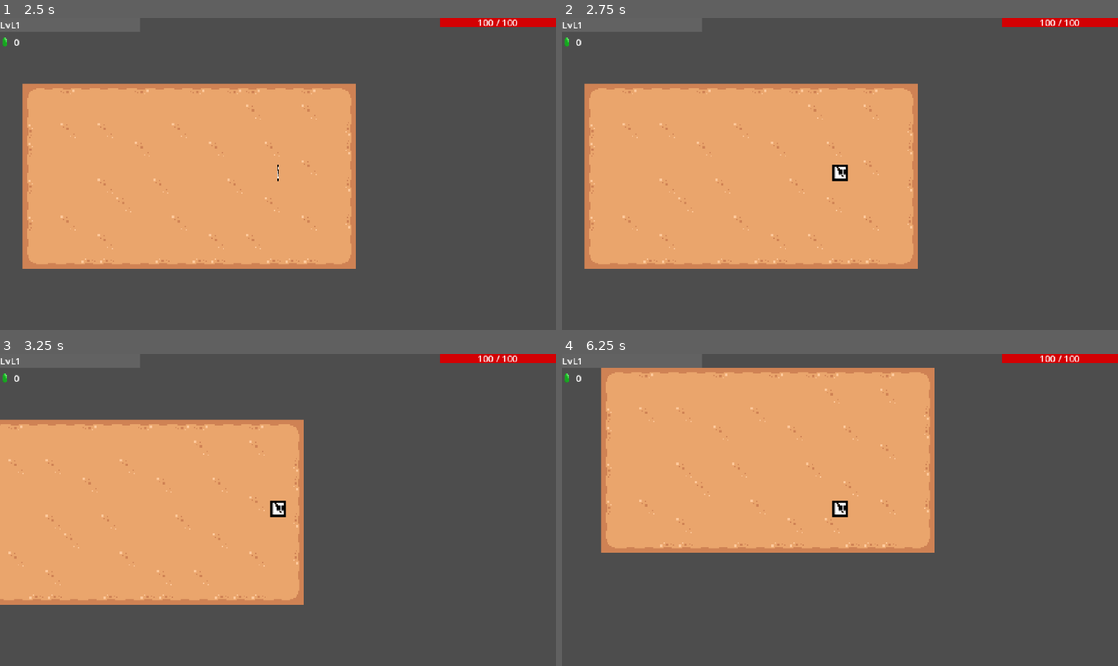
Above: before the commit, frames 1-4 (two rows, left to right).
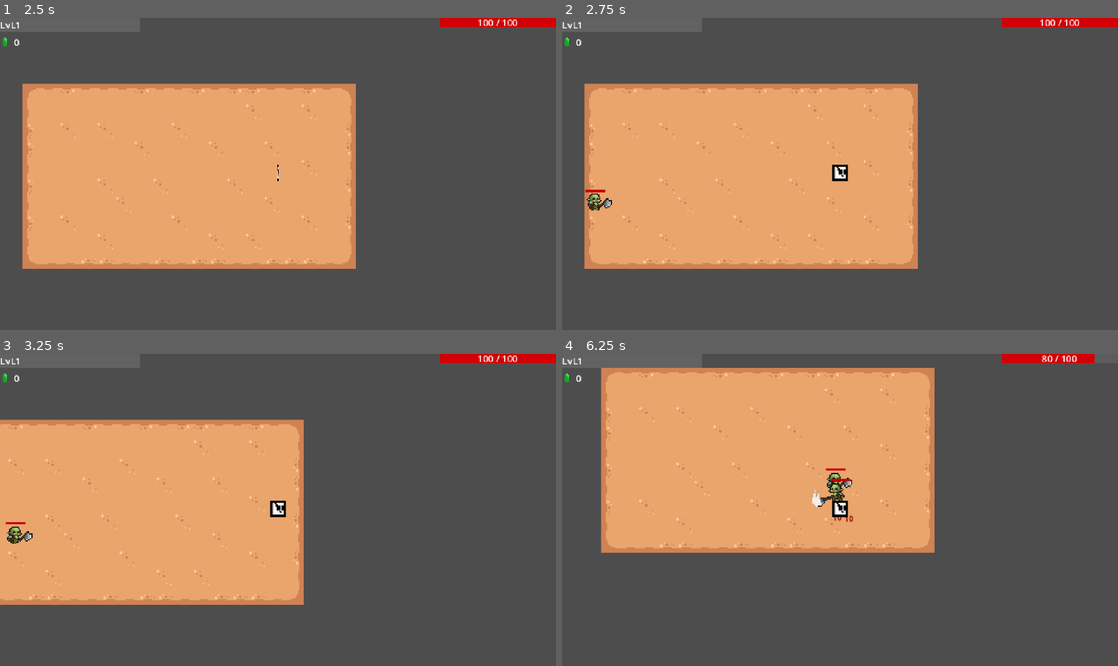
Above: after the commit, the same moments.

Repository: Maf1sher/Gorama
Game: Godot game, scene res://scenes/UI/Menu.tscn
Same seed, same stepped clock (60 frames per second), same inputs: the game is played once before the commit and once after it.
Inputs (mouse positions are in pixels of both pictures, inside the frame that each line leads up to):
- Up to frame 1 (2.5 s): click "Start" at 0.5 s; tap Enter at 1.25 s; move the mouse to (400, 158) at 1.27 s; hold D (right) 1.28-2 s; hold Shift 1.28-2 s; click (400, 158) at 1.42 s; drag from (166, 189) to (278, 174) at 2.02 s
- Up to frame 2 (2.75 s): no input
- Up to frame 3 (3.25 s): move the mouse to (333, 441) at 2.77 s; hold D (right) from 2.78 s (still down); hold Shift from 2.78 s (still down); click (333, 441) at 2.92 s
- Up to frame 4 (6.25 s): release D (right) at 3.5 s; release Shift at 3.5 s; drag from (812, 572) to (840, 510) at 3.52 s; move the mouse to (1006, 556) at 4.27 s; hold A (left) 4.28-5 s; hold Shift 4.28-5 s; click (1006, 556) at 4.42 s; click (1006, 556) at 4.9 s; drag from (673, 463) to (756, 432) at 5.02 s; move the mouse to (867, 510) at 5.77 s; hold S (down) from 5.78 s (still down); hold Shift from 5.78 s (still down); click (867, 510) at 5.92 s

Frame 1 is identical in both runs. In frame 2, 0.2% of the frame differs, in the area x 4-9%, y 55-62%; in frame 3, 0.2%; in frame 4, 0.6%, in the area x 45-100%, y 0-54%.

Commit message:
updating Godot to version 4.5

Diff:
--- a/project.godot
+++ b/project.godot
@@ -12,7 +12,7 @@
 
 config/name="Gorama"
 run/main_scene="res://scenes/UI/Menu.tscn"
-config/features=PackedStringArray("4.3", "Forward Plus")
+config/features=PackedStringArray("4.5", "Forward Plus")
 config/icon="res://icon.svg"
 
 [autoload]
--- a/scenes/UI/inventory/Inventory.tscn
+++ b/scenes/UI/inventory/Inventory.tscn
@@ -87,7 +87,7 @@
 inventory_path = NodePath("../../..")
 
 [node name="LeftHand" parent="CharacterSheet/TextureRect" instance=ExtResource("10_6h8rt")]
-layout_mode = 2
+layout_mode = 0
 anchors_preset = 0
 anchor_right = 0.0
 anchor_bottom = 0.0
@@ -100,7 +100,7 @@
 fill_texture = ExtResource("15_4kb17")
 
 [node name="RightHand" parent="CharacterSheet/TextureRect" instance=ExtResource("10_6h8rt")]
-layout_mode = 2
+layout_mode = 0
 anchors_preset = 0
 anchor_right = 0.0
 anchor_bottom = 0.0
@@ -113,7 +113,7 @@
 fill_texture = ExtResource("15_4kb17")
 
 [node name="HBoxContainer" type="VBoxContainer" parent="CharacterSheet/TextureRect"]
-layout_mode = 2
+layout_mode = 0
 offset_left = 44.0
 offset_top = 15.0
 offset_right = 76.0
--- a/scenes/UI/inventory_old/Inventory.tscn
+++ /dev/null
@@ -1,55 +0,0 @@
-[gd_scene load_steps=2 format=3 uid="uid://rctuk7fpd202"]
-
-[ext_resource type="Script" path="res://scripts/UI/inventory_old/inventory.gd" id="1_3a5cc"]
-
-[node name="Inventory" type="Control"]
-layout_mode = 3
-anchors_preset = 15
-anchor_right = 1.0
-anchor_bottom = 1.0
-grow_horizontal = 2
-grow_vertical = 2
-focus_mode = 2
-script = ExtResource("1_3a5cc")
-
-[node name="ColorRect" type="ColorRect" parent="."]
-layout_mode = 0
-offset_left = 43.0
-offset_top = 7.0
-offset_right = 280.0
-offset_bottom = 161.0
-color = Color(0.498449, 0.246013, 0.0942312, 1)
-
-[node name="MarginContainer" type="MarginContainer" parent="ColorRect"]
-layout_mode = 1
-anchors_preset = 15
-anchor_right = 1.0
-anchor_bottom = 1.0
-grow_horizontal = 2
-grow_vertical = 2
-
-[node name="VBoxContainer" type="VBoxContainer" parent="ColorRect/MarginContainer"]
-layout_mode = 2
-
-[node name="Header" type="HBoxContainer" parent="ColorRect/MarginContainer/VBoxContainer"]
-custom_minimum_size = Vector2(0, 25)
-layout_mode = 2
-
-[node name="SpawnerButton" type="Button" parent="ColorRect/MarginContainer/VBoxContainer/Header"]
-custom_minimum_size = Vector2(100, 20)
-layout_mode = 2
-size_flags_horizontal = 6
-size_flags_vertical = 4
-text = "Spawn Item"
-
-[node name="ScrollContainer" type="ScrollContainer" parent="ColorRect/MarginContainer/VBoxContainer"]
-layout_mode = 2
-size_flags_vertical = 3
-
-[node name="GridContainer" type="GridContainer" parent="ColorRect/MarginContainer/VBoxContainer/ScrollContainer"]
-layout_mode = 2
-theme_override_constants/h_separation = 0
-theme_override_constants/v_separation = 0
-columns = 10
-
-[connection signal="pressed" from="ColorRect/MarginContainer/VBoxContainer/Header/SpawnerButton" to="." method="_on_spawner_button_pressed"]
--- a/scenes/UI/inventory_old/Item.tscn
+++ /dev/null
@@ -1,15 +0,0 @@
-[gd_scene load_steps=2 format=3 uid="uid://i63ewvjb84pi"]
-
-[ext_resource type="Script" path="res://scripts/UI/inventory_old/Iteam.gd" id="1_wrs0w"]
-
-[node name="Item" type="Node2D"]
-script = ExtResource("1_wrs0w")
-
-[node name="Icon" type="TextureRect" parent="."]
-anchors_preset = 8
-anchor_left = 0.5
-anchor_top = 0.5
-anchor_right = 0.5
-anchor_bottom = 0.5
-grow_horizontal = 2
-grow_vertical = 2
--- a/scenes/UI/inventory_old/slot.tscn
+++ /dev/null
@@ -1,22 +0,0 @@
-[gd_scene load_steps=3 format=3 uid="uid://dbq0nv1oe4ya5"]
-
-[ext_resource type="Texture2D" uid="uid://bmotxy2ngek8f" path="res://assests/sprites/inventory/equipment/slot.png" id="1_j8y5j"]
-[ext_resource type="Script" path="res://scripts/UI/inventory_old/slot.gd" id="2_gavle"]
-
-[node name="Slot" type="TextureRect"]
-custom_minimum_size = Vector2(16, 16)
-offset_right = 16.0
-offset_bottom = 16.0
-size_flags_horizontal = 4
-texture = ExtResource("1_j8y5j")
-expand_mode = 1
-script = ExtResource("2_gavle")
-
-[node name="StatusFilter" type="ColorRect" parent="."]
-layout_mode = 1
-anchors_preset = 15
-anchor_right = 1.0
-anchor_bottom = 1.0
-grow_horizontal = 2
-grow_vertical = 2
-color = Color(1, 1, 1, 0.0156863)
--- a/scripts/UI/inventory_old/Iteam.gd
+++ /dev/null
@@ -1,41 +0,0 @@
-extends Node2D
-
-@onready var IconRect_path = $Icon
-
-var icons_path ="res://assests/sprites/inventory/"
-var item_ID: int
-var item_grids := []
-var selected = false
-var grid_anchor = null
-
-func _process(delta: float) -> void:
-	if selected:
-		global_position = lerp(global_position, get_global_mouse_position(), 25 * delta)
-
-func load_item(a_ItemID: int) -> void:
-	var Icon_path = icons_path + DataHandler.item_data[str(a_ItemID)]["Name"] + ".png"
-	IconRect_path.texture = load(Icon_path)
-	for grid in DataHandler.item_grid_data[str(a_ItemID)]:
-		var converter_array := []
-		for i in grid:
-			converter_array.push_back(int(i))
-		item_grids.push_back(converter_array)
-
-func rotate_item():
-	for grid in item_grids:
-		var temp_y = grid[0]
-		grid[0] =- grid[1]
-		grid[1] = temp_y
-	rotation_degrees += 90
-	if rotation_degrees >= 360:
-		rotation_degrees = 0
-
-func _snap_to(destination: Vector2):
-	var tween = get_tree().create_tween()
-	if int(rotation_degrees) % 180 == 0:
-		destination += IconRect_path.size / 2
-	else:
-		var temp_xy_switch = Vector2(IconRect_path.size.y, IconRect_path.size.x)
-		destination += temp_xy_switch / 2
-	tween.tween_property(self, "global_position", destination, 0.15).set_trans(Tween.TRANS_SINE)
-	selected = false
--- a/scripts/UI/inventory_old/inventory.gd
+++ /dev/null
@@ -1,146 +0,0 @@
-extends Control
-
-@onready var slot_scene = preload("res://scenes/UI/inventory/slot.tscn")
-@onready var item_scene = preload("res://scenes/UI/inventory/Item.tscn")
-@onready var grid_container = $ColorRect/MarginContainer/VBoxContainer/ScrollContainer/GridContainer
-@onready var scroll_container = $ColorRect/MarginContainer/VBoxContainer/ScrollContainer
-@onready var col_count = grid_container.columns
-
-var grid_array := []
-var item_held = null
-var current_slot = null
-var can_place := false
-var icon_anchor: Vector2
-var is_open := false
-
-func _ready() -> void:
-	for i in range(60):
-		create_slot()
-
-func _process(delta: float) -> void:
-	#if is_open:
-		if item_held:
-			if Input.is_action_just_pressed("inventory_right_click"):
-				rotate_item()
-			if Input.is_action_just_pressed("inventory_left_click"):
-				if scroll_container.get_global_rect().has_point(get_global_mouse_position()):
-					place_item()
-		else:
-			if Input.is_action_just_pressed("inventory_left_click"):
-				if scroll_container.get_global_rect().has_point(get_global_mouse_position()):
-					pick_item()
-
-func open():
-	visible = true
-	is_open = true
-	InputManager.block_input()
-
-func close():
-	visible = false
-	is_open = false
-	InputManager.unblock_input()
-
-
-func create_slot():
-	var new_slot = slot_scene.instantiate()
-	new_slot.slot_ID = grid_array.size()
-	grid_array.push_back(new_slot)
-	grid_container.add_child(new_slot)
-	new_slot.slot_entered.connect(_on_slot_mouse_entered)
-	new_slot.slot_exited.connect(_on_slot_mouse_exited)
-
-func _on_slot_mouse_entered(a_Slot):
-	icon_anchor = Vector2(10000,10000)
-	current_slot = a_Slot
-	if item_held:
-		check_slot_availability(current_slot)
-		set_grids.call_deferred(current_slot)
-
-func _on_slot_mouse_exited(a_Slot):
-	clear_grid()
-
-func _on_spawner_button_pressed() -> void:
-	var new_item = item_scene.instantiate()
-	add_child(new_item)
-	new_item.load_item(randi_range(1,3))
-	new_item.selected = true
-	item_held = new_item
-
-func check_slot_availability(a_Slot)-> void:
-	for grid in item_held.item_grids:
-		var grid_to_check = a_Slot.slot_ID + grid[0] + grid[1] * col_count
-		var line_switch_check = a_Slot.slot_ID % col_count + grid[0]
-		if line_switch_check < 0 or line_switch_check >= col_count:
-			can_place = false
-			return
-		if grid_to_check < 0 or grid_to_check >= grid_array.size():
-			can_place = false
-			return
-		if grid_array[grid_to_check].state == grid_array[grid_to_check].States.TAKEN:
-			can_place = false
-			return
-	can_place = true
-
-func set_grids(a_Slot) -> void:
-	for grid in item_held.item_grids:
-		var grid_to_check = a_Slot.slot_ID + grid[0] + grid[1] * col_count
-		var line_switch_check = a_Slot.slot_ID % col_count + grid[0]
-		if grid_to_check < 0 or grid_to_check >= grid_array.size():
-			continue
-		if line_switch_check < 0 or line_switch_check >= col_count:
-			continue
-
-		if can_place:
-			grid_array[grid_to_check].set_color(grid_array[grid_to_check].States.FREE)
-
-			if grid[1] < icon_anchor.x: icon_anchor.x = grid[1]
-			if grid[0] < icon_anchor.y: icon_anchor.y = grid[0]
-		else:
-			grid_array[grid_to_check].set_color(grid_array[grid_to_check].States.TAKEN)
-
-func clear_grid():
-	for grid in grid_array:
-		grid.set_color(grid.States.DEFAULT)
-
-func rotate_item():
-	item_held.rotate_item()
-	clear_grid()
-	if current_slot:
-		_on_slot_mouse_entered(current_slot)
-
-func place_item():
-	if not can_place or not current_slot:
-		return
-	var calculated_grid_id = current_slot.slot_ID + icon_anchor.x * col_count + icon_anchor.y
-	item_held._snap_to(grid_array[calculated_grid_id].global_position)
-
-	item_held.get_parent().remove_child(item_held)
-	grid_container.add_child(item_held)
-	item_held.global_position = get_global_mouse_position()
-
-	item_held.grid_anchor = current_slot
-	for grid in item_held.item_grids:
-		var grid_to_check = current_slot.slot_ID + grid[0] + grid[1] * col_count
-		grid_array[grid_to_check].state = grid_array[grid_to_check].States.TAKEN
-		grid_array[grid_to_check].item_stored = item_held
-
-	item_held = null
-	clear_grid()
-
-func pick_item():
-	if not current_slot or not current_slot.item_stored:
-		return
-	item_held = current_slot.item_stored
-	item_held.selected = true
-
-	item_held.get_parent().remove_child(item_held)
-	add_child(item_held)
-	item_held.global_position = get_global_mouse_position()
-
-	for grid in item_held.item_grids:
-		var grid_to_check = item_held.grid_anchor.slot_ID + grid[0] + grid[1] * col_count
-		grid_array[grid_to_check].state = grid_array[grid_to_check].States.FREE
-		grid_array[grid_to_check].item_stored = null
-
-	check_slot_availability(current_slot)
-	set_grids.call_deferred(current_slot)
--- a/scripts/UI/inventory_old/slot.gd
+++ /dev/null
@@ -1,31 +0,0 @@
-extends TextureRect
-
-signal slot_entered(slot)
-signal slot_exited(slot)
-
-@onready var filter = $StatusFilter
-
-var slot_ID
-var is_hovering := false
-enum States {DEFAULT, TAKEN, FREE}
-var state = States.DEFAULT
-var item_stored = null
-
-func set_color(a_state = States.DEFAULT) -> void:
-	match a_state:
-		States.DEFAULT:
-			filter.color = Color(Color.WHITE, 0.0)
-		States.TAKEN:
-			filter.color = Color(Color.RED, 0.2)
-		States.FREE:
-			filter.color = Color(Color.GREEN, 0.2)
-
-func _process(delta: float) -> void:
-	if get_global_rect().has_point(get_global_mouse_position()):
-		if not is_hovering:
-			is_hovering = true
-			emit_signal("slot_entered", self)
-	else:
-		if is_hovering:
-			is_hovering = false
-			emit_signal("slot_exited", self)
--- a/scripts/enemy_generator.gd
+++ b/scripts/enemy_generator.gd
@@ -7,8 +7,8 @@
 @onready var golem: PackedScene = preload("res://scenes/entity/golem.tscn")
 
 func _ready() -> void:
-	#await summon_enemy(3, orc)
-	#await summon_enemy(1, golem)
+	await summon_enemy(3, orc)
+	await summon_enemy(1, golem)
 	pass
 
 
Not shown, added: components/hit_popup_spawner.gd.uid
Not shown, added: components/hitbox.gd.uid
Not shown, added: components/hurtbox.gd.uid
Not shown, added: components/player_detector.gd.uid
Not shown, added: components/stats.gd.uid
Not shown, added: components/weapon.gd.uid
Not shown, added: components/weapon_stats.gd.uid
Not shown, added: constants/item_types.gd.uid
Not shown, added: constants/weapon_types.gd.uid
Not shown, added: resources/cards/data/card_data.gd.uid
Not shown, added: resources/cards/effects/card_effect.gd.uid
Not shown, added: resources/items/item_data.gd.uid
(and 48 more such lines)
